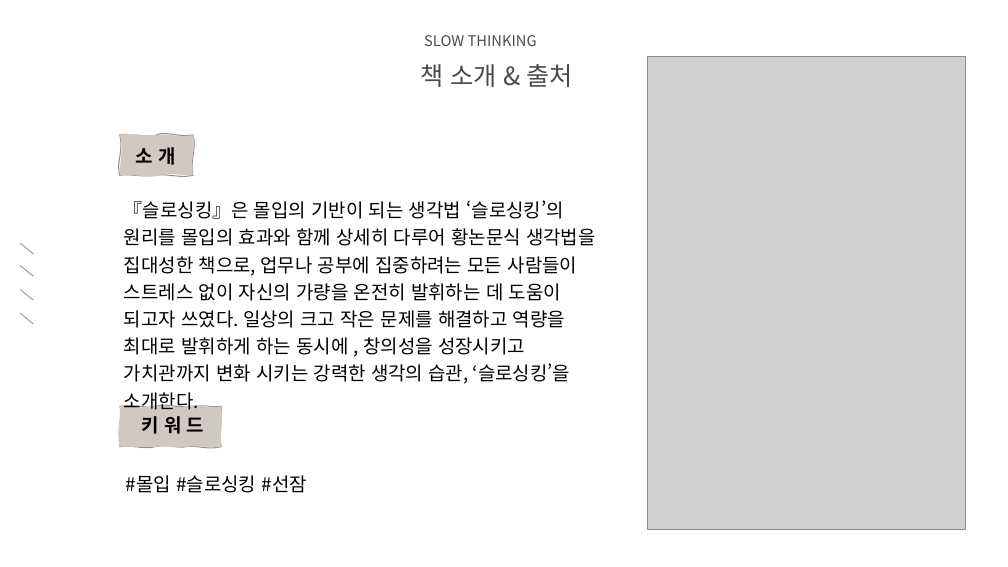
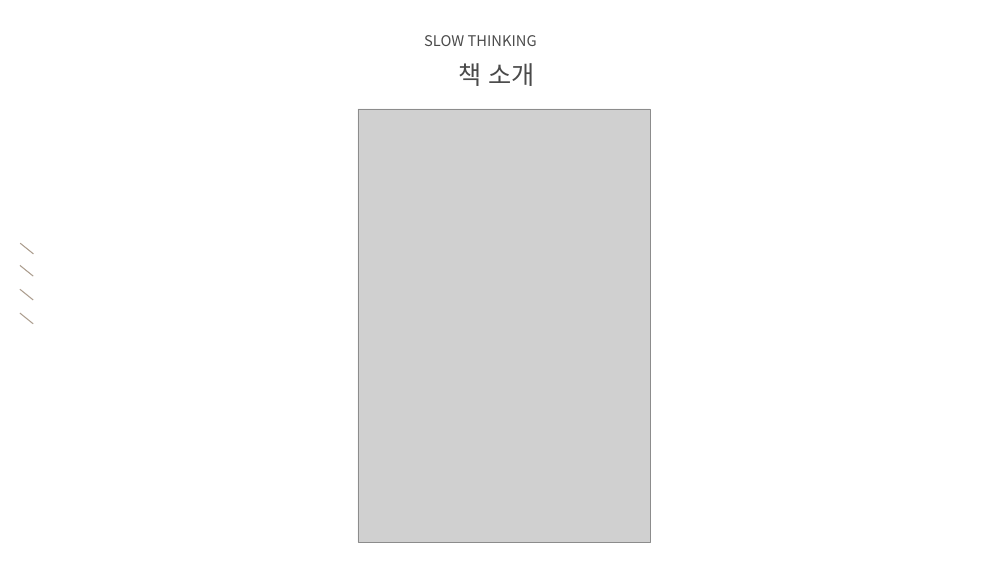
Before and after one commit to audgks5551/ppt, a slide deck: slide 4 of 2조.pptx. Drawn at 1008x567 pixels with LibreOffice and Linux fonts; fonts in the diff are those of the drawing; grey boxes stand for pictures; background and template pictures are left out. Boxes give left, top, right and bottom in pixels: in the first picture for what was removed or moved away, otherwise in the second. Text is boxed around its words. In the diff, an @@ line names an element or a change of style, - is before the commit and + after.

Commit message:
슬로싱킹ppt수정2

```diff
--- a/2조.pptx
+++ b/2조.pptx
@@ text at <box>458,63,534,86</box>: text changed @@
-책 소개 & 출처
+책 소개
@@ picture: place and size @@
-picture at <box>647,57,966,529</box>
+picture at <box>358,109,650,542</box>
@@ freeform shape removed at <box>119,135,193,175</box> @@
@@ text removed at <box>136,147,175,165</box> @@
-소 개
@@ text removed at <box>124,200,596,410</box> @@
-『슬로싱킹』은 몰입의 기반이 되는 생각법 ‘슬로싱킹’의 원리를 몰입의 효과와 함께 상세히 다루어 황논문식 생각법을 집대성한 책으로, 업무나 공부에 집중하려는 모든 사람들이 스트레스 없이 자신의 가량을 온전히 발휘하는 데 도움이 되고자 쓰였다. 일상의 크고 작은 문제를 해결하고 역량을 최대로 발휘하게 하는 동시에 , 창의성을 성장시키고 가치관까지 변화 시키는 강력한 생각의 습관, ‘슬로싱킹’을 소개한다.
@@ freeform shape removed at <box>120,406,222,446</box> @@
@@ text removed at <box>142,416,204,434</box> @@
-키 워 드
@@ text removed at <box>126,475,307,493</box> @@
-#몰입 #슬로싱킹 #선잠
```
Also in this commit, not shown: 4 other slides changed, 1 slide added, 1 slide removed.
